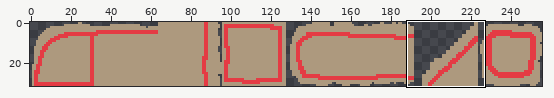
One commit to this pixel-art file: Assets/Art/Environment/Platforms/Sample Tileset Filled.aseprite. The picture above shows the old version from afar; the outline marks the close-up.
Close-up. Before the commit:
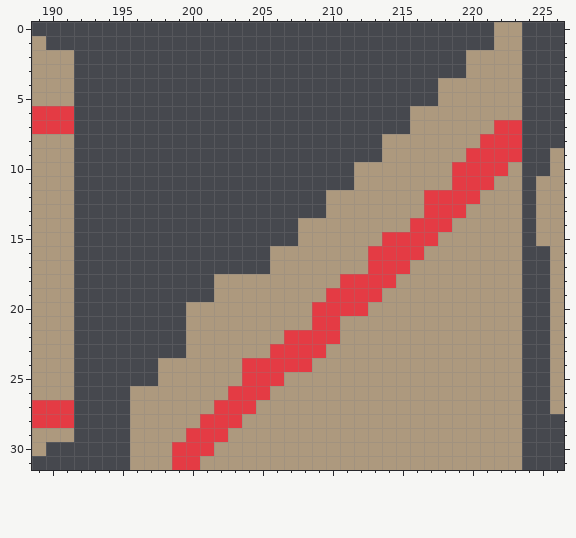
256x32 pixels, 1 frame. Pixels under 10% opacity are left out. Shown: x 189..226, y 0..31.
Now the later version:
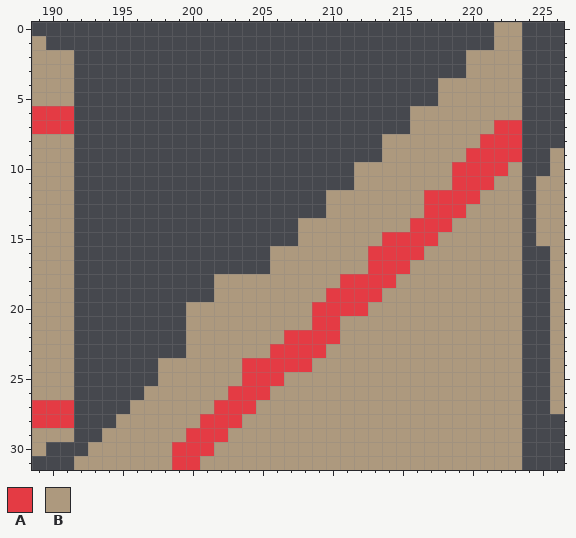
Palette (. is transparent): A #e43b44  B #ad997e
From old to new:
{"y":26,"x":196,"old":"B","new":"."}
{"y":28,"x":195,"old":".","new":"B"}
{"y":29,"x":194,"old":"..","new":"BB"}
{"y":30,"x":193,"old":"...","new":"BBB"}
{"y":31,"x":192,"old":"....","new":"BBBB"}
